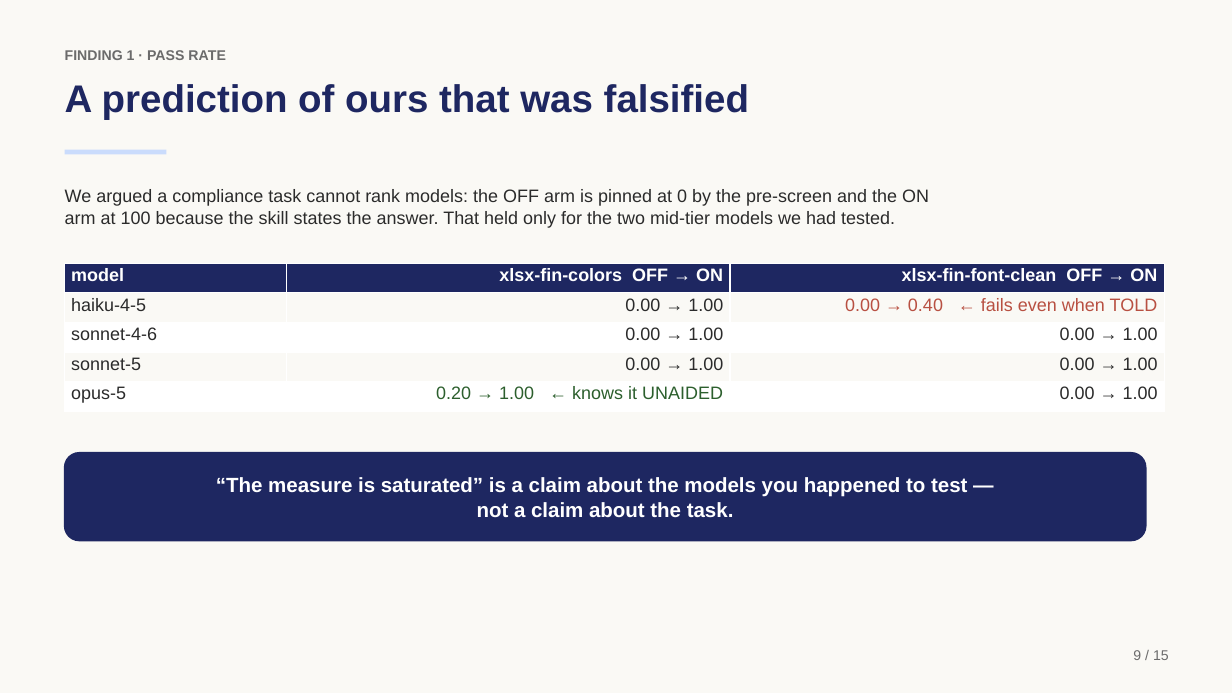
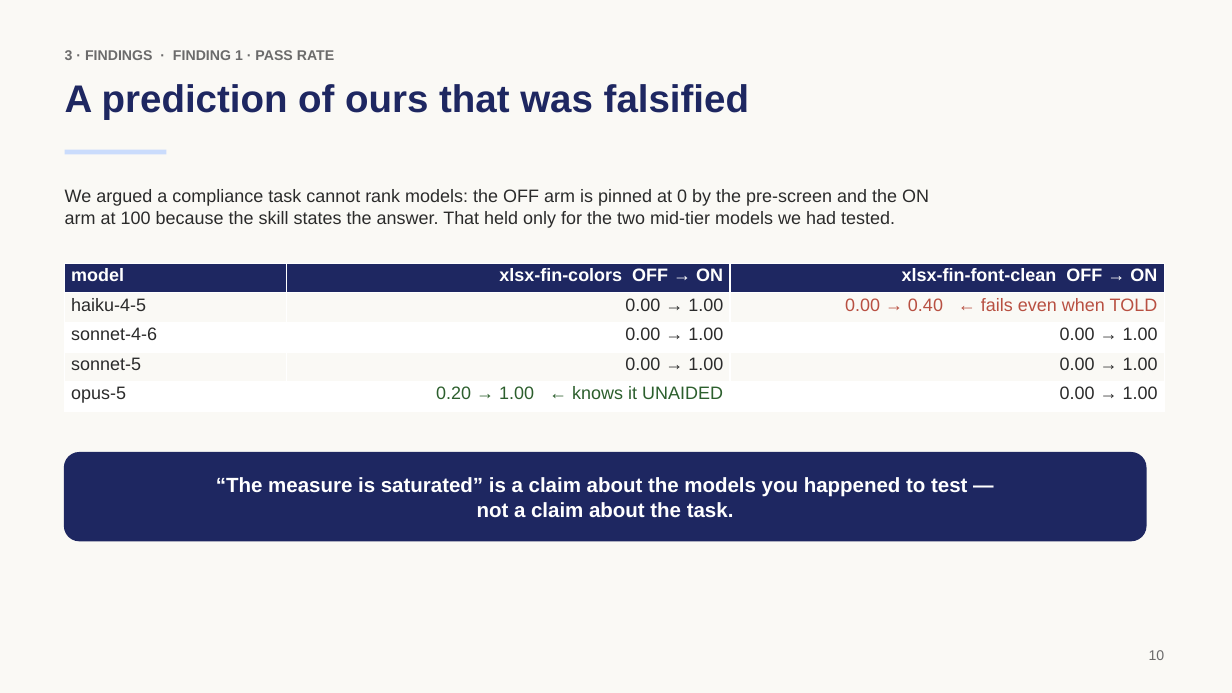
Before and after one commit to rossoctl/autobench-claudecode, a slide deck: slide 10 of results/autobench-claudecode-summary.pptx (slide 9 before the commit). Drawn at 1232x693 pixels with LibreOffice and Linux fonts; fonts in the diff are those of the drawing. Boxes give left, top, right and bottom in pixels: in the first picture for what was removed or moved away, otherwise in the second. Text is boxed around its words. In the diff, an @@ line names an element or a change of style, - is before the commit and + after.

```diff
--- a/results/autobench-claudecode-summary.pptx
+++ b/results/autobench-claudecode-summary.pptx
@@ text at (65, 50, 334, 60): text changed @@
-FINDING 1 · PASS RATE
+3 · FINDINGS · FINDING 1 · PASS RATE
@@ text at (1149, 650, 1165, 660): text changed @@
-9 / 15
+10
```
Also in this commit, not shown: 14 other slides changed, 1 slide added, 3 other files.
